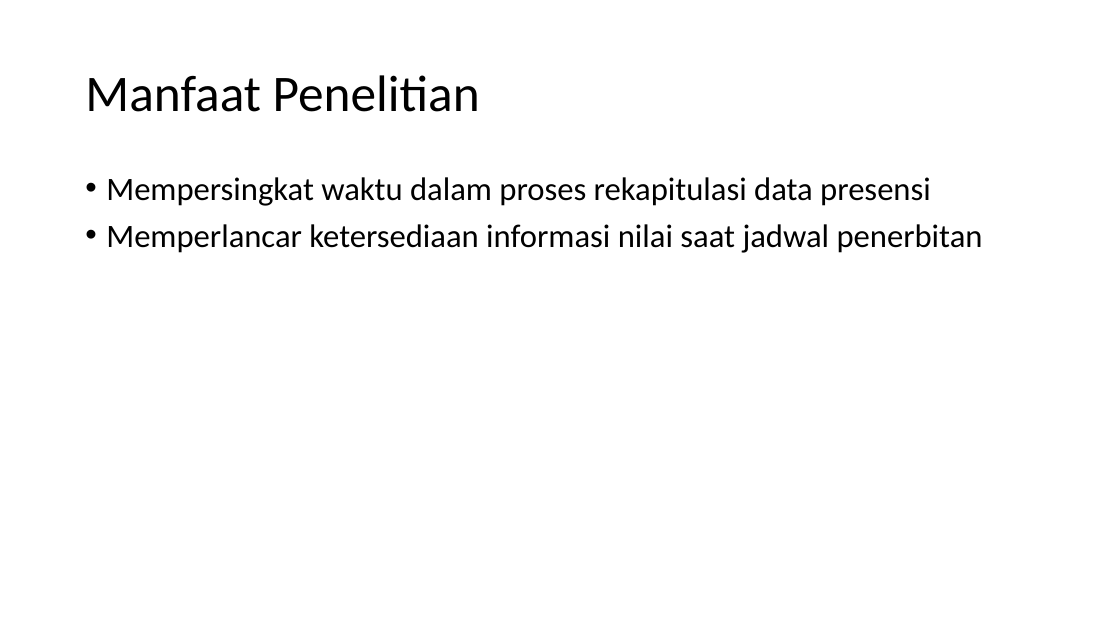
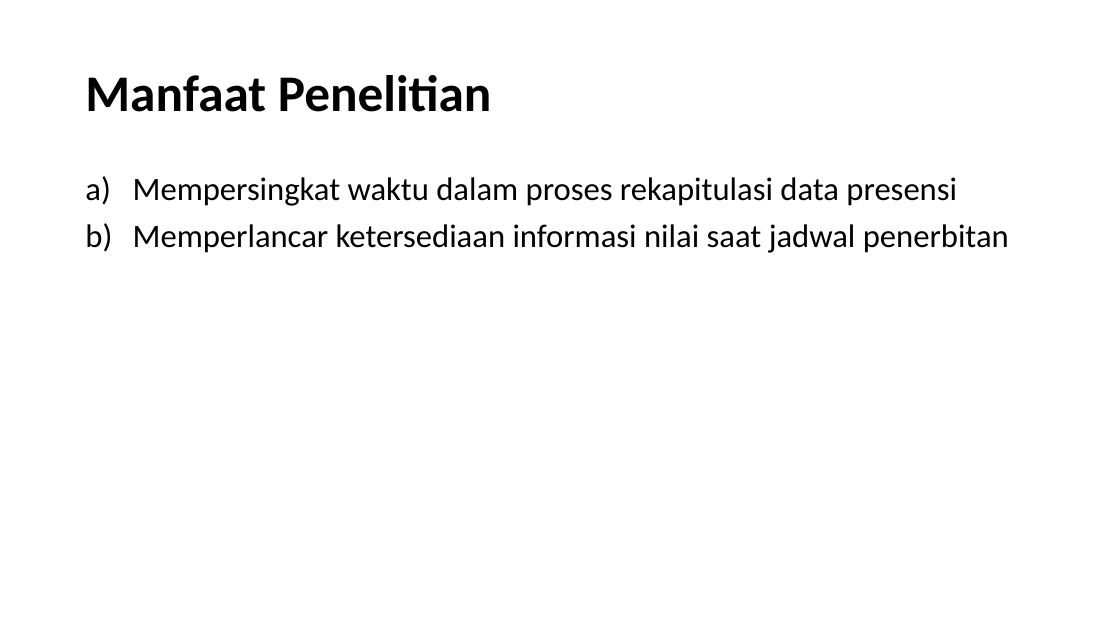
Before and after one commit to YodiYanwar/MY_SKRIPSI, a slide deck: slide 9 of Presentasi.pptx (slide 10 before the commit). Drawn at 1120x630 pixels with LibreOffice and Linux fonts; fonts in the diff are those of the drawing. Boxes give left, top, right and bottom in pixels: in the first picture for what was removed or moved away, otherwise in the second. Text is boxed around its words. In the diff, an @@ line names an element or a change of style, - is before the commit and + after.

```diff
--- a/Presentasi.pptx
+++ b/Presentasi.pptx
@@ title "Manfaat Penelitian" at box(85, 75, 492, 112): bold on @@
@@ text "Mempersingkat waktu dalam proses rekapitulasi ..." at box(133, 177, 1009, 253): bullet • to a) @@
```
Also in this commit, not shown: 13 other slides changed, 3 slides added, 2 slides removed, 15 other files.
